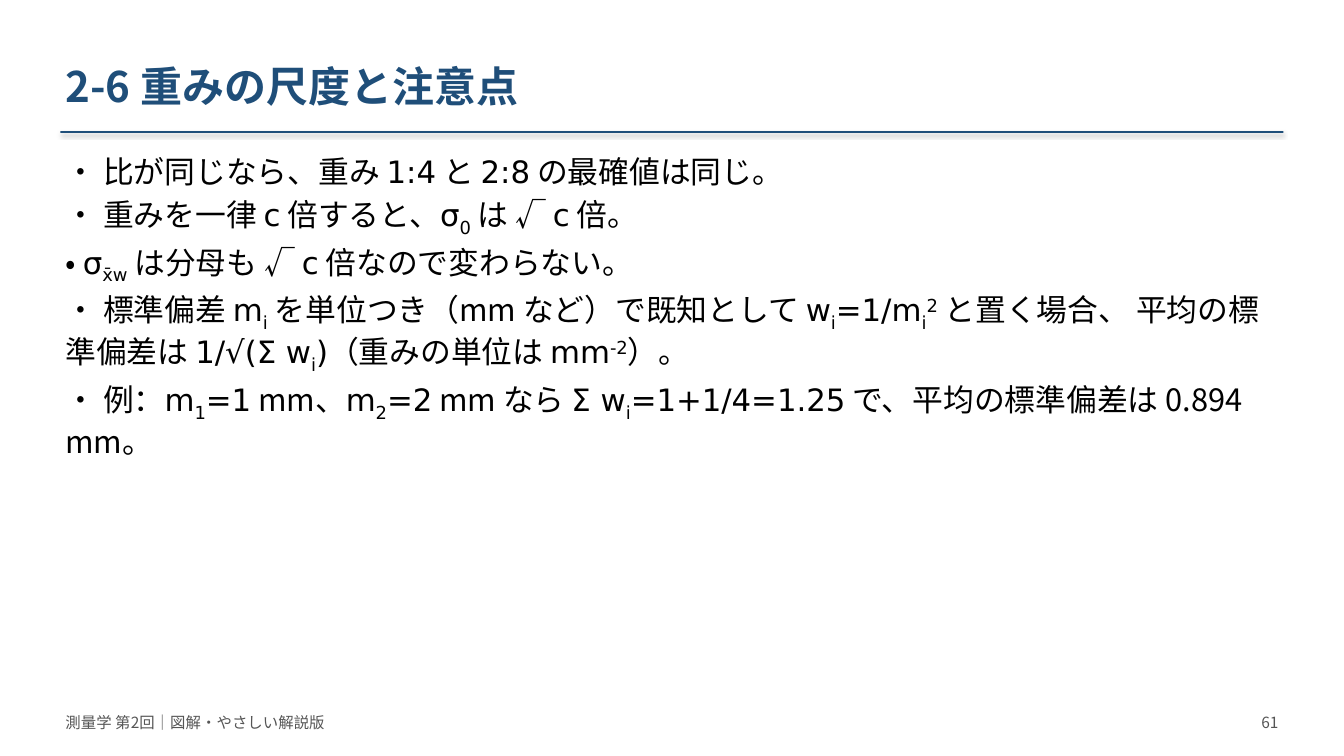
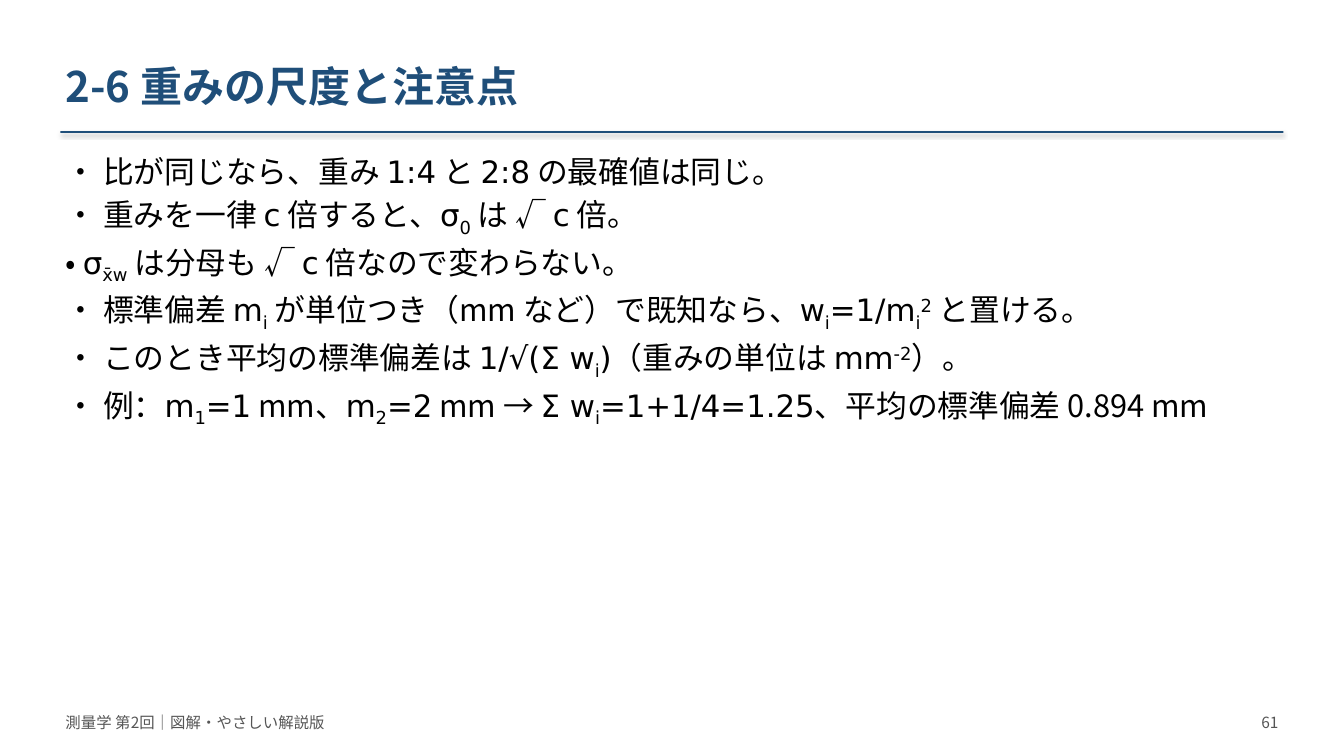
Before and after one commit to NN3210/Lecture, a slide deck: slide 61 of Surveying/materials/slides/第02回_測量の基礎と誤差論/改訂版_20261008/測量学_第02回_図解改訂版.pptx. Drawn at 1344x756 pixels with LibreOffice and Linux fonts; fonts in the diff are those of the drawing. Boxes give left, top, right and bottom in pixels: in the first picture for what was removed or moved away, otherwise in the second. Text is boxed around its words. In the diff, an @@ line names an element or a change of style, - is before the commit and + after.

```diff
--- a/Surveying/materials/slides/第02回_測量の基礎と誤差論/改訂版_20261008/測量学_第02回_図解改訂版.pptx
+++ b/Surveying/materials/slides/第02回_測量の基礎と誤差論/改訂版_20261008/測量学_第02回_図解改訂版.pptx
@@ text at (103, 294, 1208, 420): text changed @@
-• 標準偏差 mi を単位つき（mm など）で既知として wi=1/mi2 と置く場合、 平均の標準偏差は 1/√(Σ wi)（重みの単位は mm-2）。
-• 例：m1=1 mm、m2=2 mm なら Σ wi=1+1/4=1.25 で、平均の標準偏差は 0.894 mm。
+• 標準偏差 mi が単位つき（mm など）で既知なら、wi=1/mi2 と置ける。
+• このとき平均の標準偏差は 1/√(Σ wi)（重みの単位は mm-2）。
+• 例：m1=1 mm、m2=2 mm → Σ wi=1+1/4=1.25、平均の標準偏差 0.894 mm
```
Also in this commit, not shown: 2 other slides changed, 3 other files.
